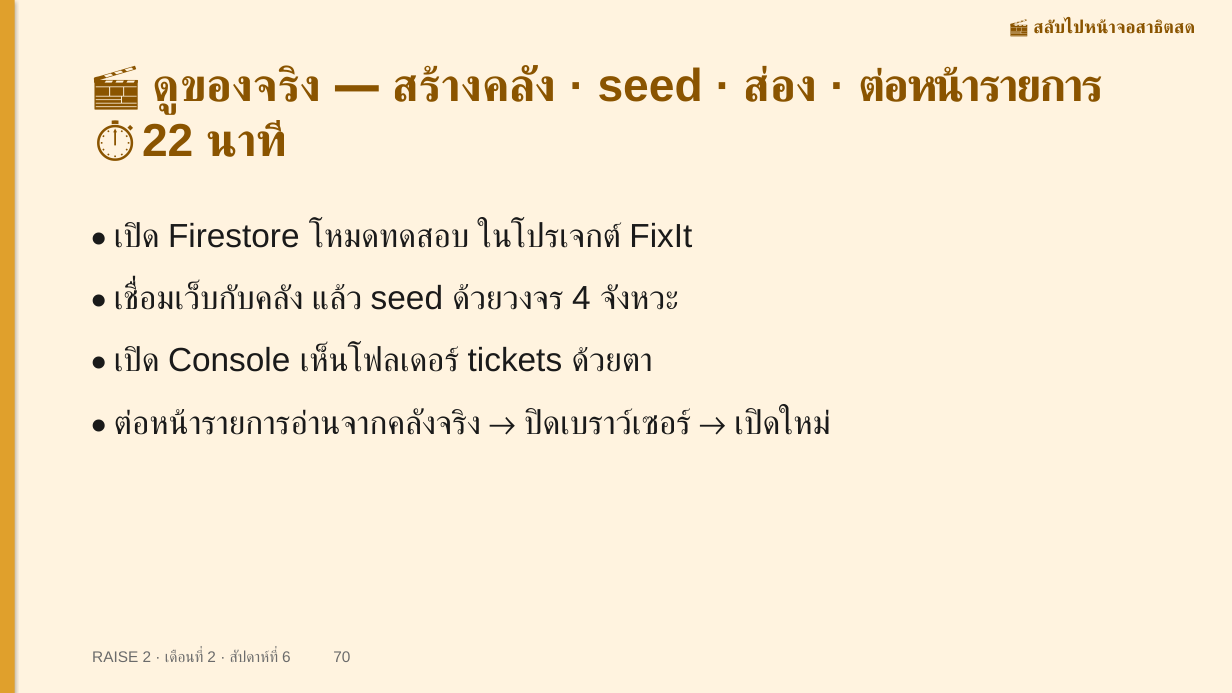
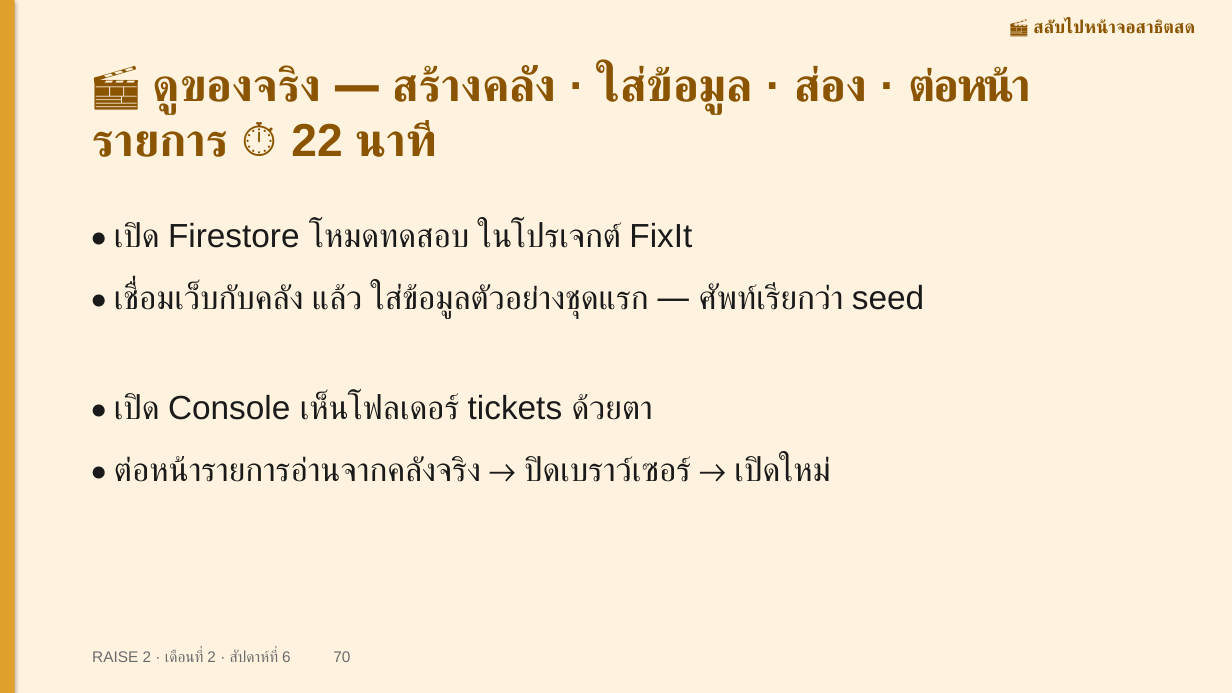
Before and after one commit to cnacha-mfu/raise2-module2, a slide deck: slide 70 of materials/week6/w6-slides.pptx. Drawn at 1232x693 pixels with LibreOffice and Linux fonts; fonts in the diff are those of the drawing. Boxes give left, top, right and bottom in pixels: in the first picture for what was removed or moved away, otherwise in the second. Text is boxed around its words. In the diff, an @@ line names an element or a change of style, - is before the commit and + after.

```diff
--- a/materials/week6/w6-slides.pptx
+++ b/materials/week6/w6-slides.pptx
@@ text at [153, 65, 1031, 157]: text changed @@
-🎬 ดูของจริง — สร้างคลัง · seed · ส่อง · ต่อหน้ารายการ ⏱ 22 นาที
+🎬 ดูของจริง — สร้างคลัง · ใส่ข้อมูล · ส่อง · ต่อหน้ารายการ ⏱ 22 นาที
@@ text at [114, 284, 924, 319]: text changed @@
-• เชื่อมเว็บกับคลัง แล้ว seed ด้วยวงจร 4 จังหวะ
+• เชื่อมเว็บกับคลัง แล้ว ใส่ข้อมูลตัวอย่างชุดแรก — ศัพท์เรียกว่า seed
@@ text "• เปิด Console เห็นโฟลเดอร์ tickets ...": place and size @@
-text "• เปิด Console เห็นโฟลเดอร์ tickets ..." at [114, 346, 653, 372]
+text "• เปิด Console เห็นโฟลเดอร์ tickets ..." at [114, 393, 653, 420]
@@ text "• ต่อหน้ารายการอ่านจากคลังจริง → ปิดเบราว์เซอร์ → ...": place and size @@
-text "• ต่อหน้ารายการอ่านจากคลังจริง → ปิดเบราว์เซอร์ → ..." at [114, 408, 831, 435]
+text "• ต่อหน้ารายการอ่านจากคลังจริง → ปิดเบราว์เซอร์ → ..." at [114, 456, 831, 482]
```
Also in this commit, not shown: 2 other slides changed, 2 other files.
